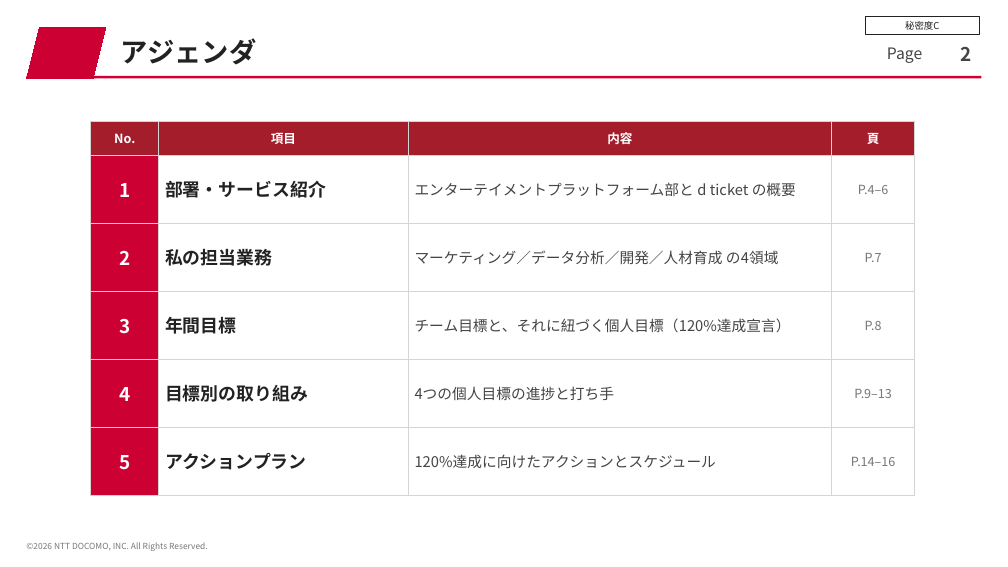
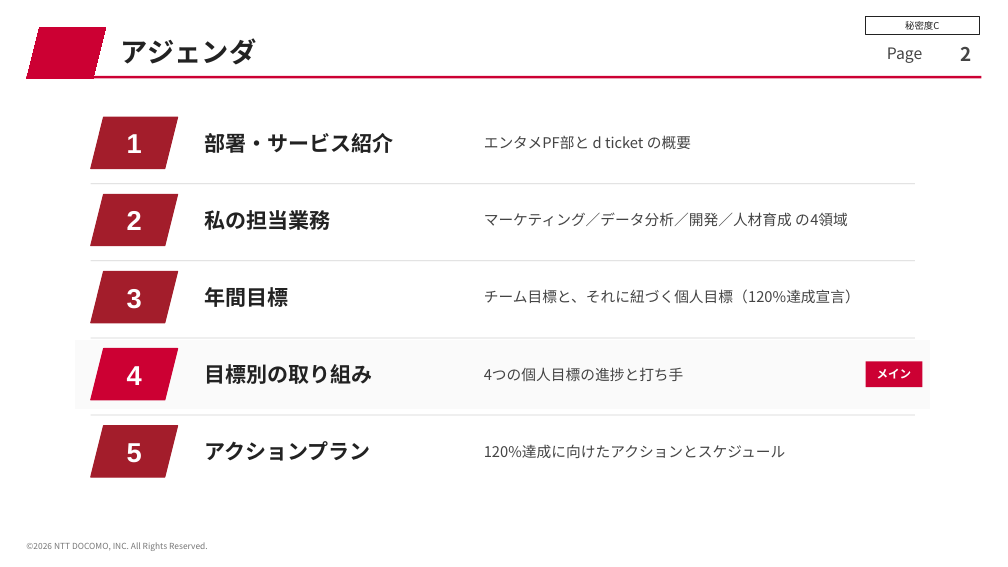
Before and after one commit to keita324/X_check, a slide deck: slide 2 of mokuhyo_sengen_FY26H2.pptx. Drawn at 1008x567 pixels with LibreOffice and Linux fonts; fonts in the diff are those of the drawing. Boxes give left, top, right and bottom in pixels: in the first picture for what was removed or moved away, otherwise in the second. Text is boxed around its words. In the diff, an @@ line names an element or a change of style, - is before the commit and + after.

```diff
--- a/mokuhyo_sengen_FY26H2.pptx
+++ b/mokuhyo_sengen_FY26H2.pptx
@@ parallelogram added at box(91, 117, 178, 169), fill #A31D2B, outline #A31D2B 1 pt @@
@@ table removed at box(91, 121, 915, 474), 6 rows, 4 columns @@
-No. | 項目 | 内容 | 頁
-1 | 部署・サービス紹介 | エンターテイメントプラットフォーム部と d ticket の概要 | P.4–6
-2 | 私の担当業務 | マーケティング／データ分析／開発／人材育成 の4領域 | P.7
-3 | 年間目標 | チーム目標と、それに紐づく個人目標（120%達成宣言） | P.8
-4 | 目標別の取り組み | 4つの個人目標の進捗と打ち手 | P.9–13
-5 | アクションプラン | 120%達成に向けたアクションとスケジュール | P.14–16
@@ text added at box(127, 134, 142, 153), 26 pt, text #FFFFFF, bold @@
+1
@@ text added at box(204, 133, 393, 153), 20 pt, text #222222, bold @@
+部署・サービス紹介
@@ text added at box(484, 135, 691, 149), 14 pt, text #444444 @@
+エンタメPF部と d ticket の概要
@@ line added from (91, 184) to (915, 184), #D4D4D4 0.75 pt @@
@@ parallelogram added at box(91, 194, 178, 246), fill #A31D2B, outline #A31D2B 1 pt @@
@@ text added at box(127, 211, 142, 230), 26 pt, text #FFFFFF, bold @@
+2
@@ text added at box(204, 210, 330, 230), 20 pt, text #222222, bold @@
+私の担当業務
@@ text added at box(484, 212, 848, 226), 14 pt, text #444444 @@
+マーケティング／データ分析／開発／人材育成 の4領域
@@ line added from (91, 261) to (915, 261), #D4D4D4 0.75 pt @@
@@ parallelogram added at box(91, 271, 178, 323), fill #A31D2B, outline #A31D2B 1 pt @@
@@ text added at box(127, 289, 142, 309), 26 pt, text #FFFFFF, bold @@
+3
@@ text added at box(204, 287, 288, 307), 20 pt, text #222222, bold @@
+年間目標
@@ text added at box(484, 289, 860, 304), 14 pt, text #444444 @@
+チーム目標と、それに紐づく個人目標（120%達成宣言）
@@ rectangle added at box(76, 340, 930, 408), fill #FAFAFA, outline #FAFAFA 1 pt @@
@@ line added from (91, 338) to (915, 338), #D4D4D4 0.75 pt @@
@@ parallelogram added at box(91, 349, 178, 400), fill #CC0033, outline #CC0033 1 pt @@
@@ text added at box(127, 366, 142, 385), 26 pt, text #FFFFFF, bold @@
+4
@@ text added at box(204, 364, 372, 384), 20 pt, text #222222, bold @@
+目標別の取り組み
@@ text added at box(484, 367, 684, 381), 14 pt, text #444444 @@
+4つの個人目標の進捗と打ち手
@@ rectangle added at box(866, 361, 923, 387), fill #CC0033, 11 pt, text #FFFFFF, bold @@
+メイン
@@ line added from (91, 415) to (915, 415), #D4D4D4 0.75 pt @@
@@ parallelogram added at box(91, 426, 178, 477), fill #A31D2B, outline #A31D2B 1 pt @@
@@ text added at box(127, 443, 142, 463), 26 pt, text #FFFFFF, bold @@
+5
@@ text added at box(204, 441, 371, 461), 20 pt, text #222222, bold @@
+アクションプラン
@@ text added at box(484, 444, 785, 458), 14 pt, text #444444 @@
+120%達成に向けたアクションとスケジュール
```
Also in this commit, not shown: 10 other slides changed.
